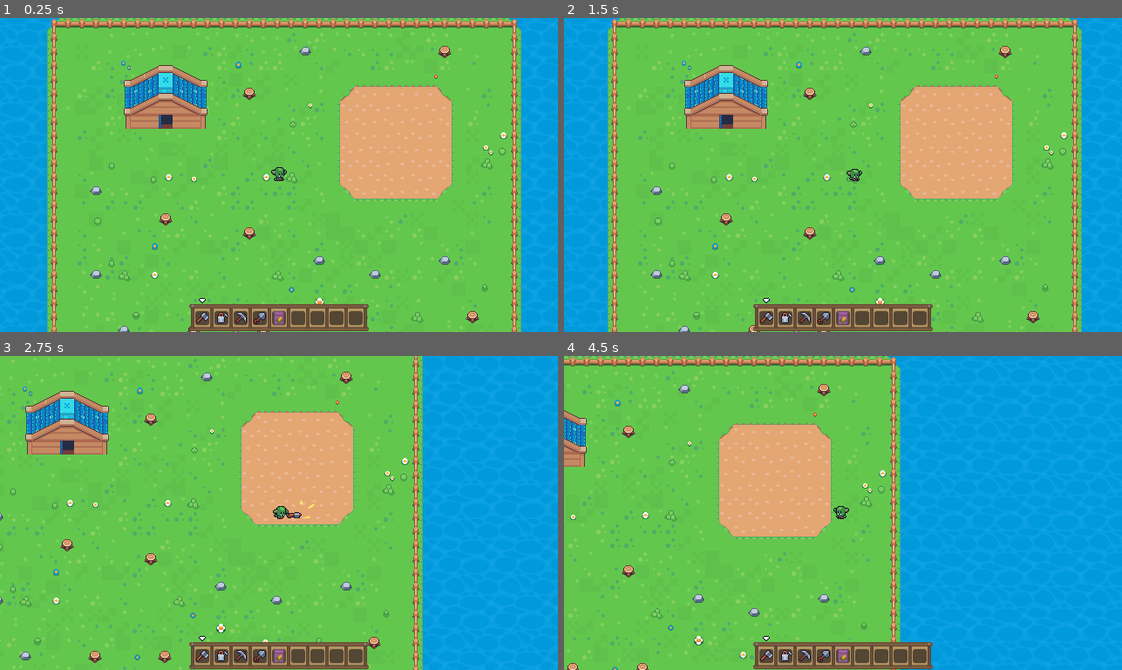
Above: before the commit, frames 1-4 (two rows, left to right).
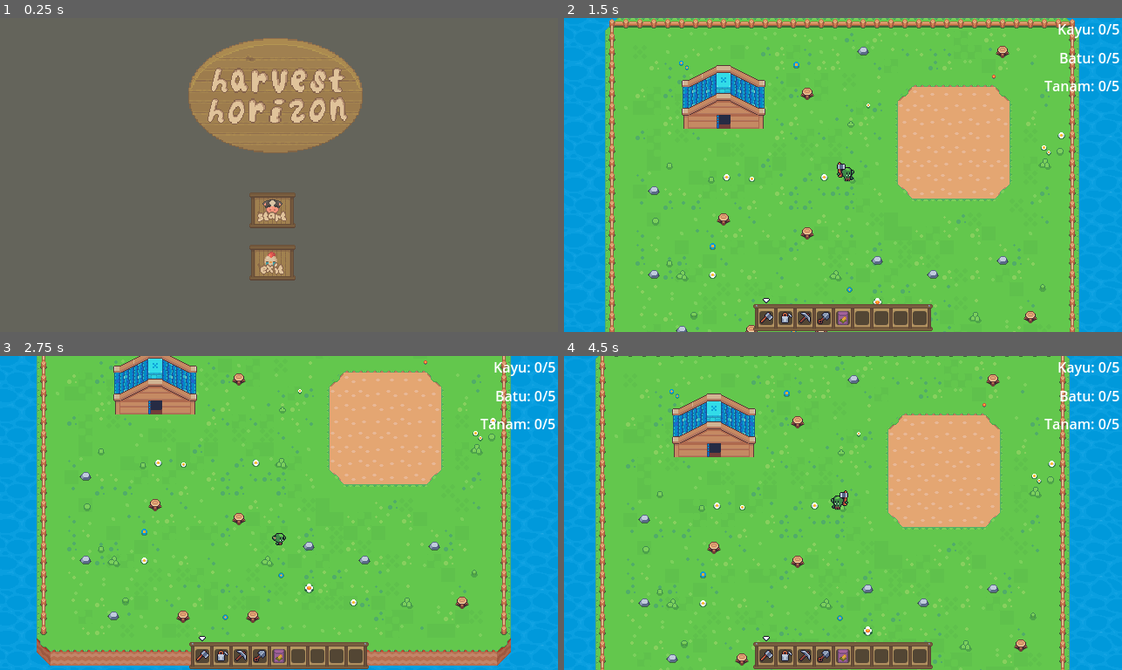
Above: after the commit, the same moments.

Repository: DwikyAhmad/gamejam
Game: Godot game, scene res://scenes/MainMenu.tscn
The game is run twice, just before and just after one commit, with the same random seed, the same clock (stepped at 60 frames per second) and the same inputs. Before the commit the project starts from res://scenes/world.tscn.
Inputs (mouse positions are in pixels of both pictures, inside the frame that each line leads up to):
- Up to frame 1 (0.25 s): no input
- Up to frame 2 (1.5 s): click (837, 209) at 0.52 s; move the mouse to (965, 159) at 1.27 s; hold D (right) from 1.28 s (still down); click (965, 159) at 1.35 s
- Up to frame 3 (2.75 s): move the mouse to (167, 528) at 2.02 s; release D (right) at 2.03 s; hold S (down) from 2.03 s (still down); click (167, 528) at 2.1 s
- Up to frame 4 (4.5 s): move the mouse to (898, 443) at 2.77 s; release S (down) at 2.78 s; hold D (right) 2.78-3.53 s; click (898, 443) at 2.85 s; move the mouse to (815, 575) at 3.52 s; hold W (up) 3.53-4.28 s; click (815, 575) at 3.6 s; move the mouse to (1010, 560) at 4.27 s; hold A (left) from 4.28 s (still down); click (1010, 560) at 4.35 s

The runs differ from the first frame. In frame 1, 100% of the frame differs, in the area x 0-100%, y 0-100%; in frame 2, 12%; in frame 3, 46%; in frame 4, 52%.

Commit message:
Added Challenge

Diff:
--- a/project.godot
+++ b/project.godot
@@ -11,7 +11,7 @@
 [application]
 
 config/name="DwikyGameJam"
-run/main_scene="res://scenes/world.tscn"
+run/main_scene="res://scenes/MainMenu.tscn"
 config/features=PackedStringArray("4.3", "Forward Plus")
 config/icon="res://icon.svg"
 
@@ -19,6 +19,7 @@
 
 Inventory="*res://scripts/globals/inventory.gd"
 SaveSystem="*res://scripts/globals/save_system.gd"
+Goals="*res://scripts/globals/goals.gd"
 
 [display]
 
--- a/scenes/MainMenu.tscn
+++ b/scenes/MainMenu.tscn
@@ -1,5 +1,6 @@
-[gd_scene load_steps=17 format=3 uid="uid://cqia4lhuswc18"]
-
+[gd_scene load_steps=18 format=3 uid="uid://cqia4lhuswc18"]
+
+[ext_resource type="Script" path="res://scripts/buttons.gd" id="1_upwne"]
 [ext_resource type="Texture2D" uid="uid://dq8kve5hygqsk" path="res://assets/cozy farm/ui/UI_all.png" id="2_vtsbp"]
 
 [sub_resource type="AtlasTexture" id="AtlasTexture_ksova"]
@@ -69,18 +70,27 @@
 offset_bottom = 363.0
 color = Color(0.86147, 0.856019, 0.642498, 0.164706)
 
-[node name="TextureButton" type="TextureButton" parent="."]
+[node name="Control" type="Control" parent="."]
+layout_mode = 3
+anchors_preset = 0
+offset_right = 40.0
+offset_bottom = 40.0
+script = ExtResource("1_upwne")
+
+[node name="StartButton" type="TextureButton" parent="Control"]
 offset_left = 286.0
 offset_top = 200.0
 offset_right = 339.0
 offset_bottom = 241.0
+action_mode = 0
 texture_normal = SubResource("AtlasTexture_ksova")
 
-[node name="TextureButton2" type="TextureButton" parent="."]
+[node name="ExitButton" type="TextureButton" parent="Control"]
 offset_left = 286.0
 offset_top = 260.0
 offset_right = 339.0
 offset_bottom = 301.0
+action_mode = 0
 texture_normal = SubResource("AtlasTexture_mc0d8")
 
 [node name="TextureRect2" type="TextureRect" parent="."]
@@ -189,7 +199,3 @@
 offset_right = 399.0
 offset_bottom = 119.0
 texture = SubResource("AtlasTexture_5xa8b")
-
-[node name="TextureRect" type="TextureRect" parent="."]
-offset_right = 40.0
-offset_bottom = 40.0
--- a/scenes/hud.tscn
+++ b/scenes/hud.tscn
@@ -8,6 +8,7 @@
 [ext_resource type="Texture2D" uid="uid://cajq8ygywa5rq" path="res://assets/Sunnyside_World_Assets/UI/water.png" id="4_06rhb"]
 [ext_resource type="Texture2D" uid="uid://2vwjmdv7a0si" path="res://assets/Sunnyside_World_Assets/UI/shovel.png" id="6_6cmhi"]
 [ext_resource type="Texture2D" uid="uid://c56fsjdasd7kj" path="res://assets/cozy farm/farming/seeds.png" id="6_upg76"]
+[ext_resource type="Script" path="res://scripts/goals_label.gd" id="9_gxdec"]
 
 [sub_resource type="AtlasTexture" id="AtlasTexture_2jnwn"]
 atlas = ExtResource("1_67d2j")
@@ -182,3 +183,33 @@
 offset_bottom = 352.0
 texture = SubResource("AtlasTexture_4h8i3")
 stretch_mode = 2
+
+[node name="goals" type="Control" parent="."]
+texture_filter = 1
+layout_mode = 3
+anchors_preset = 0
+offset_left = 329.0
+offset_top = 33.0
+offset_right = 351.0
+offset_bottom = 49.0
+script = ExtResource("9_gxdec")
+
+[node name="WoodGoal" type="Label" parent="goals"]
+offset_left = 237.0
+offset_top = -32.0
+offset_right = 277.0
+offset_bottom = -9.0
+
+[node name="StoneGoal" type="Label" parent="goals"]
+layout_mode = 0
+offset_left = 239.0
+offset_top = 1.0
+offset_right = 279.0
+offset_bottom = 24.0
+
+[node name="SeedGoal" type="Label" parent="goals"]
+layout_mode = 0
+offset_left = 222.0
+offset_top = 33.0
+offset_right = 262.0
+offset_bottom = 56.0
--- /dev/null
+++ b/scripts/buttons.gd
@@ -0,0 +1,16 @@
+extends Control
+
+func _ready():
+    # Dapatkan referensi ke node anak menggunakan get_node() atau $
+    var start_button = $StartButton
+    var exit_button = $ExitButton
+
+    # Hubungkan sinyal
+    start_button.pressed.connect(_on_start_button_pressed)
+    exit_button.pressed.connect(_on_exit_button_pressed)
+
+func _on_start_button_pressed():
+    get_tree().change_scene_to_file("res://scenes/world.tscn")
+
+func _on_exit_button_pressed():
+    get_tree().quit()
--- /dev/null
+++ b/scripts/globals/goals.gd
@@ -0,0 +1,6 @@
+extends Node
+
+var goal_tracker = preload("res://scripts/goal_tracker.gd").new()
+
+func _ready():
+    add_child(goal_tracker)
--- /dev/null
+++ b/scripts/goal_tracker.gd
@@ -0,0 +1,26 @@
+extends Node
+
+signal goal_updated(goal_type, current, target)
+
+var wood_goal = {"current": 0, "target": 5}
+var stone_goal = {"current": 0, "target": 5}
+var seed_goal = {"current": 0, "target": 5}
+
+func increment_wood():
+    wood_goal.current = min(wood_goal.current + 1, wood_goal.target)
+    emit_signal("goal_updated", "wood", wood_goal.current, wood_goal.target)
+
+func increment_stone():
+    stone_goal.current = min(stone_goal.current + 1, stone_goal.target)
+    emit_signal("goal_updated", "stone", stone_goal.current, stone_goal.target)
+
+func increment_seed():
+    seed_goal.current = min(seed_goal.current + 1, seed_goal.target)
+    emit_signal("goal_updated", "seed", seed_goal.current, seed_goal.target)
+
+func get_progress(goal_type):
+    match goal_type:
+        "wood": return wood_goal
+        "stone": return stone_goal
+        "seed": return seed_goal
+        _: return null
--- /dev/null
+++ b/scripts/goals_label.gd
@@ -0,0 +1,31 @@
+# Tambahkan script ini ke node HUD
+extends Control
+
+# Referensi ke label-label goals
+@onready var wood_label = $WoodGoal
+@onready var stone_label = $StoneGoal
+@onready var seed_label = $SeedGoal
+
+func _ready():
+    # Hubungkan sinyal dari goal tracker
+    Goals.goal_tracker.connect("goal_updated", _on_goal_updated)
+
+    # Inisialisasi label
+    update_all_goals()
+
+func _on_goal_updated(goal_type, current, target):
+    # Update label yang sesuai
+    match goal_type:
+        "wood": wood_label.text = "Kayu: %d/%d" % [current, target]
+        "stone": stone_label.text = "Batu: %d/%d" % [current, target]
+        "seed": seed_label.text = "Tanam: %d/%d" % [current, target]
+
+func update_all_goals():
+    # Update semua label goals
+    var wood_progress = Goals.goal_tracker.get_progress("wood")
+    var stone_progress = Goals.goal_tracker.get_progress("stone")
+    var seed_progress = Goals.goal_tracker.get_progress("seed")
+
+    wood_label.text = "Kayu: %d/%d" % [wood_progress.current, wood_progress.target]
+    stone_label.text = "Batu: %d/%d" % [stone_progress.current, stone_progress.target]
+    seed_label.text = "Tanam: %d/%d" % [seed_progress.current, seed_progress.target]
--- a/scripts/player/axe_state.gd
+++ b/scripts/player/axe_state.gd
@@ -39,6 +39,7 @@
         if tile_data and ground_tilemap.get_cell_atlas_coords(tile_pos) == Vector2i(32, 5):
             # Hapus tile
             ground_tilemap.set_cell(tile_pos, -1)  # -1 untuk menghapus tile
+            Goals.goal_tracker.increment_wood()
 
         transition.emit("Idle")
     pass
--- a/scripts/player/pickaxe_state.gd
+++ b/scripts/player/pickaxe_state.gd
@@ -39,6 +39,7 @@
         if tile_data and ground_tilemap.get_cell_atlas_coords(tile_pos) == Vector2i(31, 4):
             # Hapus tile
             ground_tilemap.set_cell(tile_pos, -1)  # -1 untuk menghapus tile
+            Goals.goal_tracker.increment_stone()
 
         transition.emit("Idle")
     pass
--- a/scripts/player/plant_state.gd
+++ b/scripts/player/plant_state.gd
@@ -38,8 +38,8 @@
     var tile_data = ground_tilemap.get_cell_tile_data(tile_pos)
     if tile_data and ((ground_tilemap.get_cell_atlas_coords(tile_pos) == Vector2i(50, 12) or ground_tilemap.get_cell_atlas_coords(tile_pos) == Vector2i(50, 13))):
         # Hapus tile
-        print("Plant tile")
         plant_tilemap.set_cell(tile_pos, 2, Vector2i(53, 12))
+        Goals.goal_tracker.increment_seed()
 
     transition.emit("Idle")
 
--- a/scripts/player/player.gd
+++ b/scripts/player/player.gd
@@ -9,15 +9,15 @@
     # Tambahkan player ke group
     add_to_group("player")
 
-func _process(_delta):
-    # Tambahkan di fungsi yang sudah ada
+# func _process(_delta):
+#     # Tambahkan di fungsi yang sudah ada
 
-    # Tekan F5 untuk Save
-    if Input.is_action_just_pressed("ui_save"):
-        SaveSystem.save_game()
-        print("Game disimpan!")
+#     # Tekan F5 untuk Save
+#     if Input.is_action_just_pressed("ui_save"):
+#         SaveSystem.save_game()
+#         print("Game disimpan!")
 
-    # Tekan F6 untuk Load
-    if Input.is_action_just_pressed("ui_load"):
-        SaveSystem.load_game()
-        print("Game dimuat!")
+#     # Tekan F6 untuk Load
+#     if Input.is_action_just_pressed("ui_load"):
+#         SaveSystem.load_game()
+#         print("Game dimuat!")
Binary file removed: resource/mainmenu.png
Not shown, removed: resource/mainmenu.png.import
Not shown: 1 places in scenes/hud.tscn that only renumber resources
